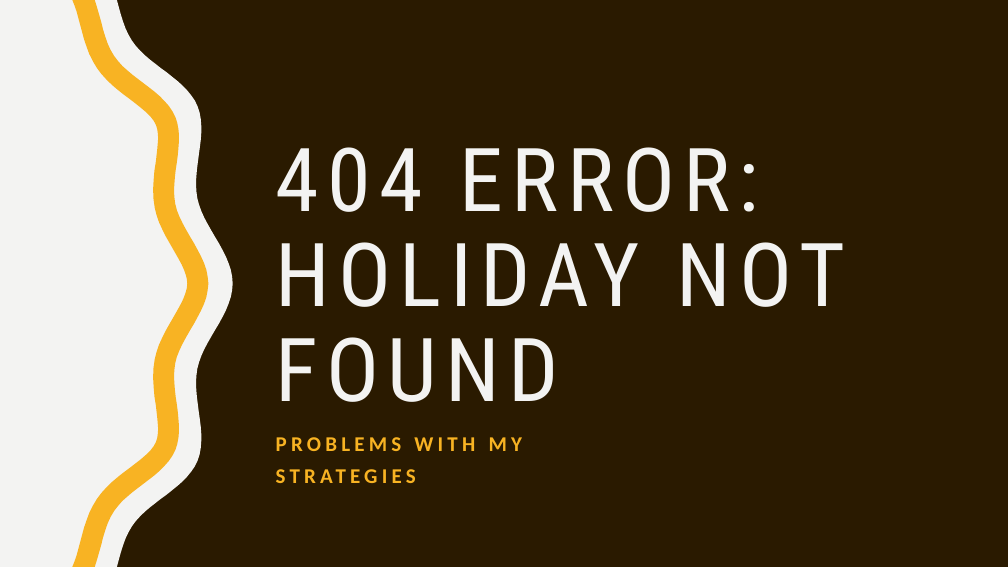
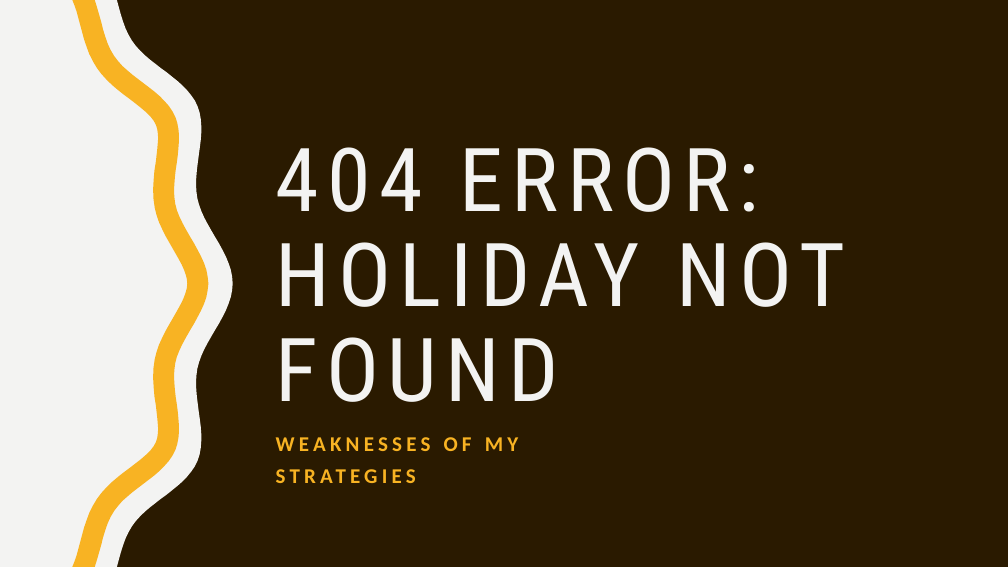
Before and after one commit to Jamiewarb/IntAgents, a slide deck: slide 12 of VivaSlides.pptx. Drawn at 1008x567 pixels with LibreOffice and Linux fonts; fonts in the diff are those of the drawing. Boxes give left, top, right and bottom in pixels: in the first picture for what was removed or moved away, otherwise in the second. Text is boxed around its words. In the diff, an @@ line names an element or a change of style, - is before the commit and + after.

```diff
--- a/VivaSlides.pptx
+++ b/VivaSlides.pptx
@@ text at [276,437,518,451]: text changed @@
-PROBLEMS WITH MY
+WEAKNESSES OF MY
```
Also in this commit, not shown: 1 other slide changed, 1 slide added.
